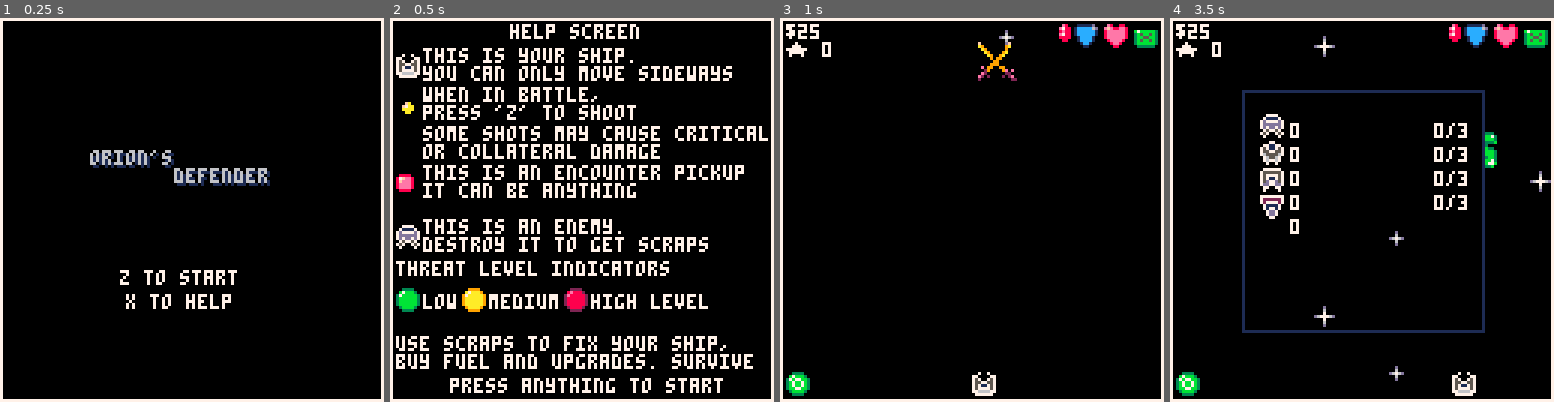
Above: before the commit, frames 1-4 (left to right).
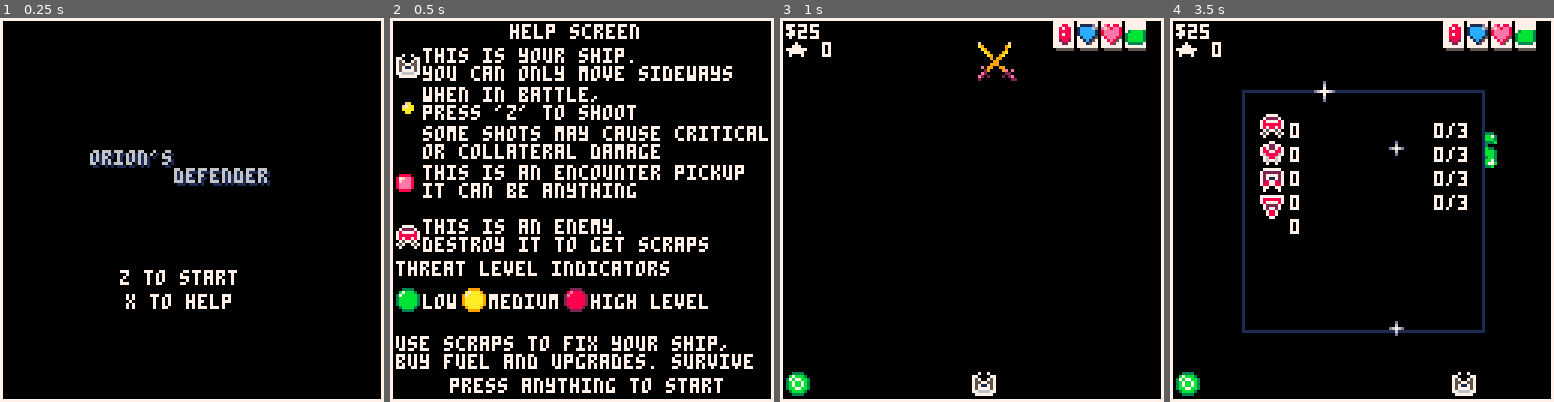
Above: after the commit, the same moments.

Repository: NinetiesPaul/Orion-s-Defender
Game: PICO-8 cartridge orionsdefender.p8
The game is run twice, just before and just after one commit, with the same random seed, the same clock (stepped at 60 frames per second) and the same inputs.
Inputs:
- Up to frame 1 (0.25 s): no input
- Up to frame 2 (0.5 s): tap X (X key) at 0.33 s
- Up to frame 3 (1 s): tap O (Z key) at 0.7 s
- Up to frame 4 (3.5 s): tap X (X key) at 1.07, 1.85, 2.97 s; hold Right 1.6-2.1 s; tap O (Z key) every 0.4 s from 1.7 to 3.3 s; hold Up 2.15-2.42 s; hold Right 2.47-3.03 s; hold Left from 3.08 s (still down)

Frame 1 is identical in both runs. In frame 2, 0.1% of the frame differs, in the area x 2-8%, y 54-58%; in frame 3, 1.5%; in frame 4, 2.4%, in the area x 24-100%, y 0-95%.

Commit message:
fiddling with icons; ui tweaks

Diff:
--- a/orionsdefender.p8
+++ b/orionsdefender.p8
@@ -464,7 +464,7 @@
 	-- star effect
 
 	if current_view == 1 or current_view == 2 or current_view == 6 then
-		if (clock % 15 == 0) create_stars()
+		if (clock % 20 == 0) create_stars()
 		foreach(stars, move_star)
 	end
 end
@@ -710,11 +710,12 @@
 end
 
 function draw_ui()
+	map(0,0,90,0,4,2)
 	print("$" .. scraps,2,2)
 	if (current_view != 4) print("★ " .. score,2,8, 7)
-	spr(armor_spr,98,2)
-	spr(health_spr,108,2)
-	spr(fuel_spr,118,2)
+	spr(armor_spr,99,2)
+	spr(health_spr,107,2)
+	spr(fuel_spr,115,2)
 
 	for i=1, missile_n do
 		spr(016, 91, -2 + i * 2)
@@ -1372,31 +1373,34 @@
 __gff__
 0100000000000000000000000000000000000000000000000000000000000000000000000000000000000000000000000000000000000000000000000000000000000000000000000000000000000000000000000000000000000000000000000000000000000000000000000000000000000000000000000000000000000000
 0000000000000000000000000000000000000000000000000000000000000000000000000000000000000000000000000000000000000000000000000000000000000000000000000000000000000000000000000000000000000000000000000000000000000000000000000000000000000000000000000000000000000000
-…(28 lines of a section not shown)…
+__map__
+3232323200000000000000000000000000000000000000000000000000000000000000000000000000000000000000000000000000000000000000000000000000000000000000000000000000000000000000000000000000000000000000000000000000000000000000000000000000000000000000000000000000000000
+3131313100000000000000000000000000000000000000000000000000000000000000000000000000000000000000000000000000000000000000000000000000000000000000000000000000000000000000000000000000000000000000000000000000000000000000000000000000000000000000000000000000000000
+…(28 lines of a section not shown)…
Not shown, changed: 28 lines of the sprite sheet (__gfx__) section of orionsdefender.p8
